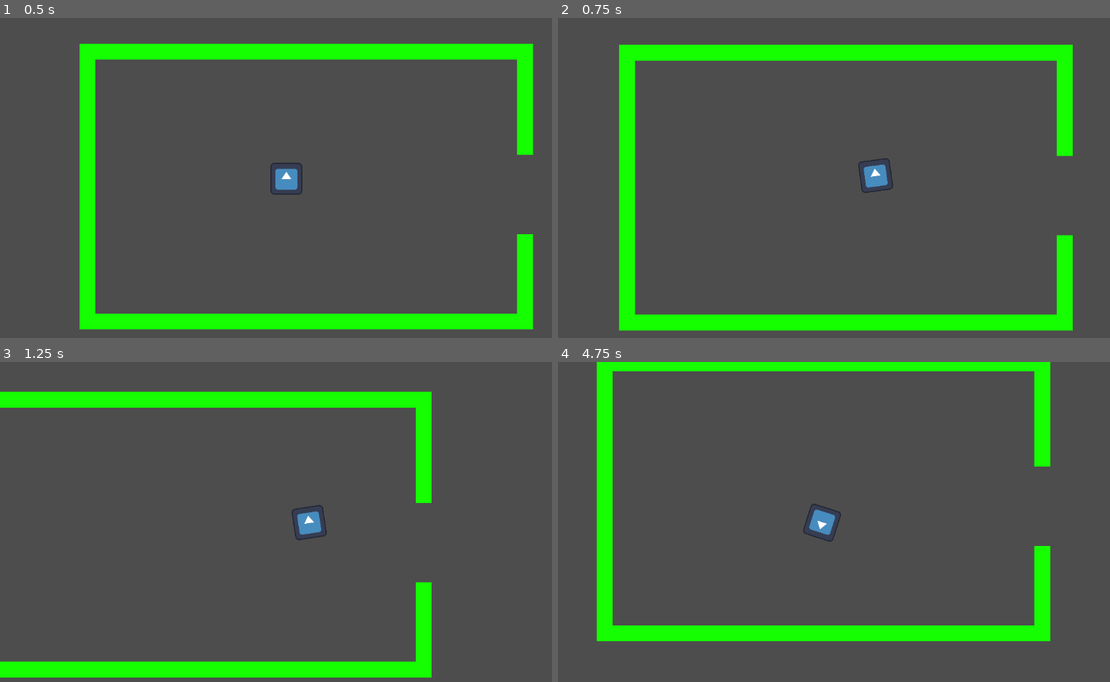
Above: before the commit, frames 1-4 (two rows, left to right).
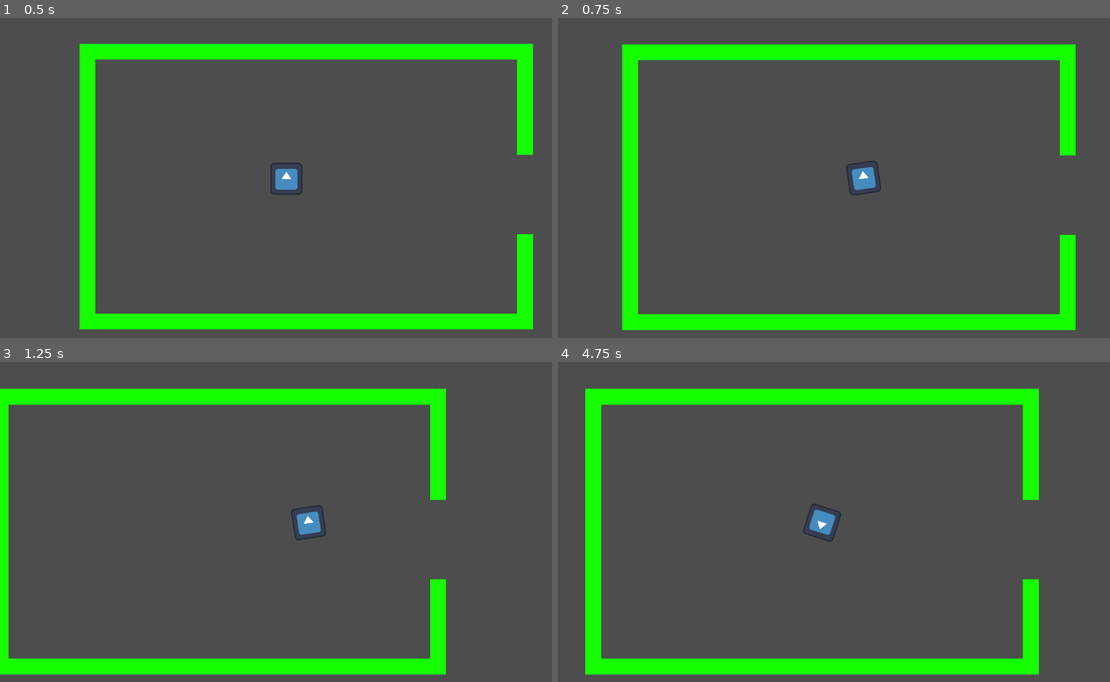
Above: after the commit, the same moments.

Repository: Overlord-Runt/name
Game: Godot game, scene res://main.tscn
The game is run twice, just before and just after one commit, with the same random seed, the same clock (stepped at 60 frames per second) and the same inputs. The engine's default icon, where the game draws it, is replaced by a stand-in: a white triangle on a blue panel in a dark square.
Inputs (mouse positions are in pixels of both pictures, inside the frame that each line leads up to):
- Up to frame 1 (0.5 s): no input
- Up to frame 2 (0.75 s): tap Enter at 0.5 s; move the mouse to (972, 162) at 0.52 s; hold Right (right) from 0.53 s (still down); tap Alt at 0.6 s; click (972, 162) at 0.67 s
- Up to frame 3 (1.25 s): keep holding Right (right)
- Up to frame 4 (4.75 s): move the mouse to (729, 538) at 1.27 s; release Right (right) at 1.28 s; hold Down (down) 1.28-2.03 s; tap Shift at 1.35, 2.85, 4.35 s; move the mouse to (900, 451) at 2.02 s; hold Right (right) 2.03-2.78 s; tap Alt at 2.1, 3.6 s; move the mouse to (817, 586) at 2.77 s; hold Up (up) 2.78-3.53 s; click (817, 586) at 2.92 s; move the mouse to (1016, 570) at 3.52 s; hold Left (left) from 3.53 s (still down); move the mouse to (673, 474) at 4.27 s

Frame 1 is identical in both runs. In frame 2, 3.3% of the frame differs, in the area x 11-94%, y 8-98%; in frame 3, 7.8%; in frame 4, 20%, in the area x 4-90%, y 0-98%.
Error after the commit: Invalid operands 'Object' and 'float' in operator '<'. (res://player.gd:39)

Commit message:
krilling myself

Diff:
--- a/player.gd
+++ b/player.gd
@@ -4,6 +4,9 @@
 const SPEED = 300.0
 const dashSPEED = 900.0
 const JUMP_VELOCITY = -900.0
+var dashLength = 0.2
+var dashCooldown = 1.0
+var lastDash = 2.0
 
 
 func _physics_process(delta: float) -> void:
@@ -22,10 +25,17 @@
 	var mouse := get_global_mouse_position()
 	look_at(mouse)
 
+	dash()
+
+	move_and_slide()
+
+
+func dash():
 	var click := Input.is_mouse_button_pressed(MOUSE_BUTTON_LEFT)
-	if click:
+	if click && lastDash > dashCooldown:
+		lastDash = get_tree().create_timer(2)
 		velocity.y = dashSPEED*sin(rotation)
 		velocity.x = dashSPEED*cos(rotation)
-
-
-	move_and_slide()
+	if lastDash < dashLength:
+			velocity.y = dashSPEED*sin(rotation)
+			velocity.x = dashSPEED*cos(rotation)
